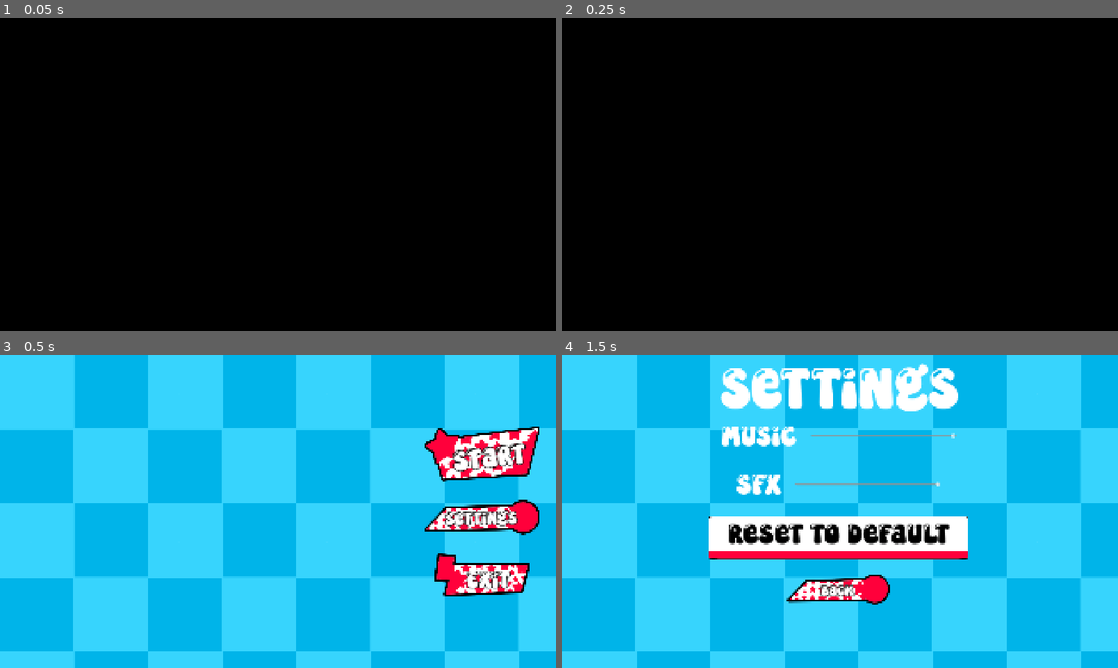
Above: before the commit, frames 1-4 (two rows, left to right).
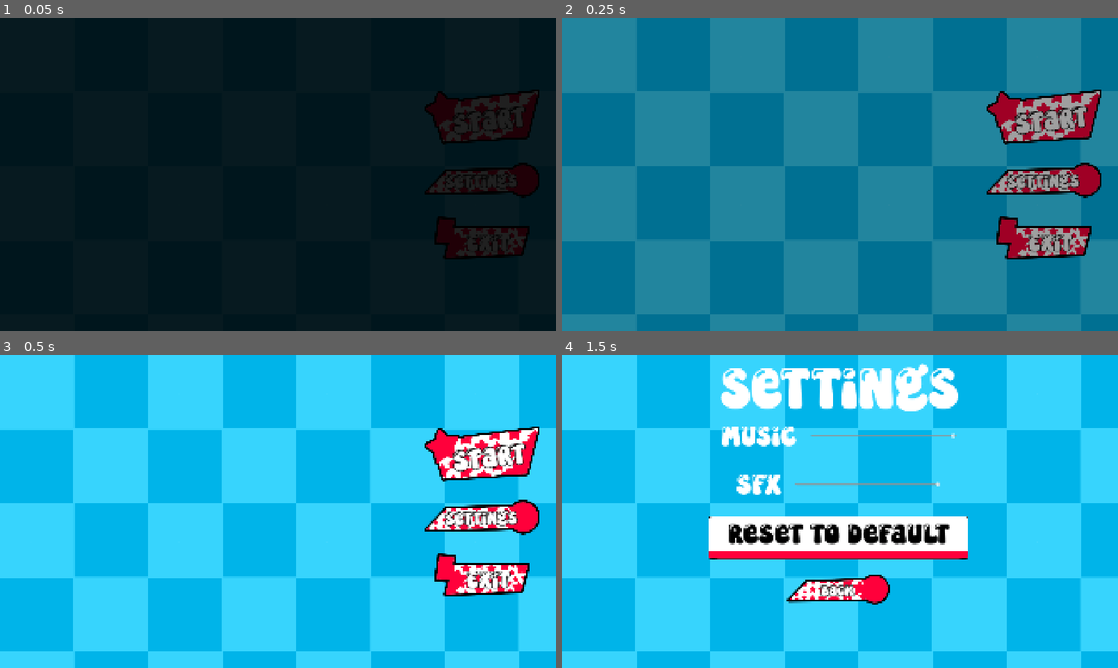
Above: after the commit, the same moments.

Repository: GuiDev-bit/Winter-Game-Jam
Game: Godot game, scene res://scenes/ui/main_menu.tscn
Same seed, same stepped clock (60 frames per second), same inputs: the game is played once before the commit and once after it.
Inputs:
- Up to frame 1 (0.05 s): no input
- Up to frame 2 (0.25 s): no input
- Up to frame 3 (0.5 s): no input
- Up to frame 4 (1.5 s): click "Settings" at 0.5 s; click "Back" at 1.25 s

The runs differ from the first frame. In frame 1, 98% of the frame differs, in the area x 0-100%, y 0-100%; in frame 2, 99%; in frame 3, nothing differs; in frame 4, nothing differs.

Commit message:
bugs resolu = 1/2

Diff:
--- a/project.godot
+++ b/project.godot
@@ -18,14 +18,18 @@
 run/main_scene="uid://btq4j4pcfgihi"
 config/features=PackedStringArray("4.6", "GL Compatibility")
 
+[audio]
+
+buses/default_bus_layout="uid://dna3hidt0jtib"
+
 [autoload]
 
 GameManager="*res://script/manager/game_manager.gd"
+MatchManager="*uid://coaoeinnbyog8"
+LevelManager="*uid://tdhtb5yio6f6"
 AudioManager="*res://script/manager/audio_manager.gd"
-MatchManager="*uid://coaoeinnbyog8"
+SaveManager="*uid://cjws4nr77wrlf"
 AiManager="*uid://cnw0c8yukfane"
-SaveManager="*uid://cjws4nr77wrlf"
-LevelManager="*uid://tdhtb5yio6f6"
 Transition="*uid://c1rjnpxl2syff"
 ParticleManager="*uid://c2hyed1hnda5v"
 
--- a/scenes/ui/hit_particles.tscn
+++ b/scenes/ui/hit_particles.tscn
@@ -4,6 +4,3 @@
 
 [node name="HitParticle" type="Node2D" unique_id=1895349870]
 script = ExtResource("1_egatg")
-
-[node name="Particle" type="GPUParticles2D" parent="." unique_id=470397949]
-emitting = false
--- /dev/null
+++ b/script/Ressources/level1.tres
@@ -0,0 +1,11 @@
+[gd_resource type="Resource" script_class="LevelData" format=3 uid="uid://dlkael36rr7aw"]
+
+[ext_resource type="Script" uid="uid://dftm4j2bj838b" path="res://script/Ressources/Leveldata.gd" id="1_i3xlq"]
+[ext_resource type="PackedScene" uid="uid://c14weyjqdmmqi" path="res://scenes/main/main.tscn" id="1_po2n0"]
+
+[resource]
+script = ExtResource("1_i3xlq")
+map_scene = ExtResource("1_po2n0")
+batteur_count = 2
+boxeur_count = 1
+metadata/_custom_type_script = "uid://dftm4j2bj838b"
--- /dev/null
+++ b/script/Ressources/level2.tres
@@ -0,0 +1,13 @@
+[gd_resource type="Resource" script_class="LevelData" format=3 uid="uid://dwkhohayon7m"]
+
+[ext_resource type="PackedScene" uid="uid://c14weyjqdmmqi" path="res://scenes/main/main.tscn" id="1_57l3u"]
+[ext_resource type="Script" uid="uid://dftm4j2bj838b" path="res://script/Ressources/Leveldata.gd" id="1_201j5"]
+
+[resource]
+script = ExtResource("1_201j5")
+level_name = "Niveau 2"
+map_scene = ExtResource("1_57l3u")
+batteur_count = 3
+boxeur_count = 2
+canon_count = 1
+metadata/_custom_type_script = "uid://dftm4j2bj838b"
--- a/script/arena/transition.gd
+++ b/script/arena/transition.gd
@@ -1,52 +1,31 @@
 extends CanvasLayer
 
 var rect : ColorRect
-var anim_player : AnimationPlayer
 
 func _ready() -> void:
 	layer = 100
 	rect = ColorRect.new()
-	rect.name = "ColorRect"
-	rect.unique_name_in_owner = true
 	rect.color = Color(0, 0, 0, 1)
 	rect.set_anchors_preset(Control.PRESET_FULL_RECT)
 	rect.visible = false
 	add_child(rect)
-	anim_player = AnimationPlayer.new()
-	add_child(anim_player)
-	_create_animations()
-
-func _create_animations() -> void:
-	var lib = AnimationLibrary.new()
-	var fade_out = Animation.new()
-	fade_out.length = 0.4
-	var track = fade_out.add_track(Animation.TYPE_VALUE)
-	fade_out.track_set_path(track, "%ColorRect:color")
-	fade_out.track_insert_key(track, 0.0, Color(0, 0, 0, 0))
-	fade_out.track_insert_key(track, 0.4, Color(0, 0, 0, 1))
-	lib.add_animation("fade_out", fade_out)
-	var fade_in = Animation.new()
-	fade_in.length = 0.4
-	var track2 = fade_in.add_track(Animation.TYPE_VALUE)
-	fade_in.track_set_path(track2, "%ColorRect:color")
-	fade_in.track_insert_key(track2, 0.0, Color(0, 0, 0, 1))
-	fade_in.track_insert_key(track2, 0.4, Color(0, 0, 0, 0))
-	lib.add_animation("fade_in", fade_in)
-	anim_player.add_animation_library("", lib)
 
 func change_scene(path: String) -> void:
 	rect.visible = true
-	anim_player.play("fade_out")
-	await anim_player.animation_finished
+	var t = create_tween()
+	t.tween_property(rect, "color", Color(0,0,0,1), 0.4)
+	await t.finished
 	get_tree().change_scene_to_file(path)
 	await get_tree().process_frame
-	anim_player.play("fade_in")
-	await anim_player.animation_finished
+	var t2 = create_tween()
+	t2.tween_property(rect, "color", Color(0,0,0,0), 0.4)
+	await t2.finished
 	rect.visible = false
 
 func fade_in_only() -> void:
 	rect.visible = true
 	rect.color = Color(0, 0, 0, 1)
-	anim_player.play("fade_in")
-	await anim_player.animation_finished
+	var t = create_tween()
+	t.tween_property(rect, "color", Color(0,0,0,0), 0.4)
+	await t.finished
 	rect.visible = false
--- a/script/ui/hit_particle.gd
+++ b/script/ui/hit_particle.gd
@@ -1,6 +1,10 @@
 extends Node2D
 
-@onready var particles : GPUParticles2D = $Particles
+var particles : GPUParticles2D
+
+func _ready() -> void:
+	particles = GPUParticles2D.new()
+	add_child(particles)
 
 func setup(sprite: Texture2D, color: Color, amount: int, spread: float, lifetime: float) -> void:
 	var mat := ParticleProcessMaterial.new()
@@ -12,14 +16,11 @@
 	mat.scale_min = 0.1
 	mat.scale_max = 0.3
 	mat.color = color
-
 	particles.process_material = mat
 	particles.texture = sprite
 	particles.amount = amount
 	particles.lifetime = lifetime
 	particles.one_shot = true
 	particles.emitting = true
-
-	# Se supprime automatiquement
 	await get_tree().create_timer(lifetime + 0.5).timeout
 	queue_free()
--- a/script/ui/level_selector.gd
+++ b/script/ui/level_selector.gd
@@ -1,17 +1,17 @@
 extends Control
 
 func _on_button_pressed() -> void:
-	# Niveau 1 = arena de base
 	GameManager.reset()
-	Transition.change_scene("res://scenes/main/main.tscn")
+	var level_data = load("res://script/Ressources/level1.tres")
+	LevelManager.load_level(level_data)
 
 func _on_button_2_pressed() -> void:
-	# Niveau 2 à faire plus tard
-	pass
+	GameManager.reset()
+	var level_data = load("res://script/Ressources/level2.tres")
+	LevelManager.load_level(level_data)
 
 func _on_back_pressed() -> void:
 	Transition.change_scene("res://scenes/ui/main_menu.tscn")
 
-
 func _on_go_pressed() -> void:
-	pass # Replace with function body.
+	pass
